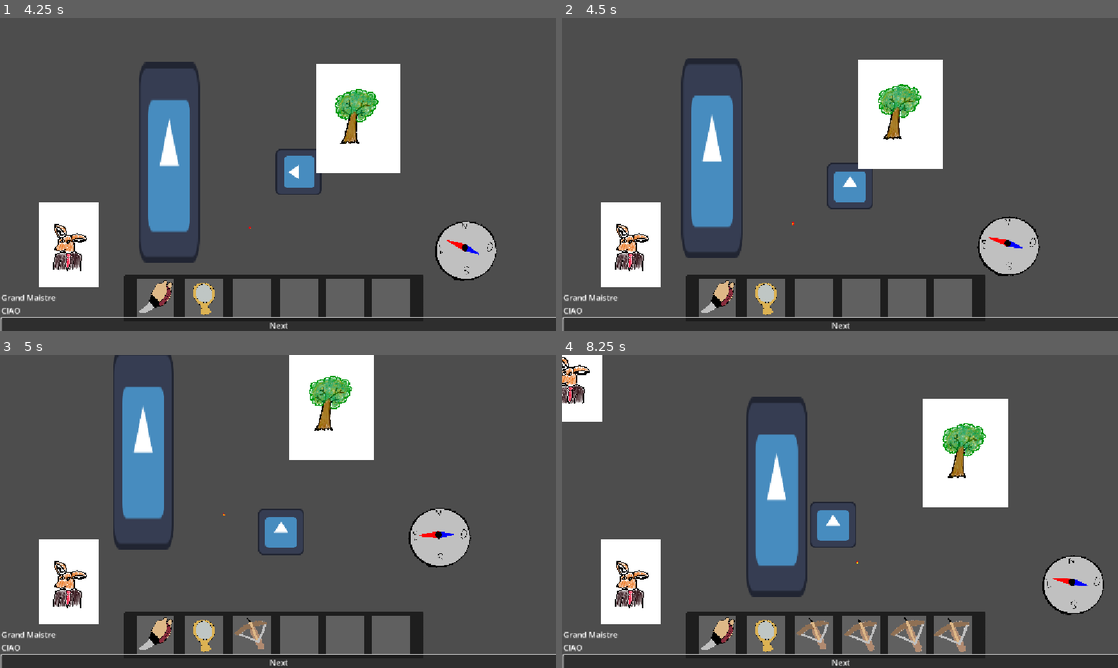
Above: before the commit, frames 1-4 (two rows, left to right).
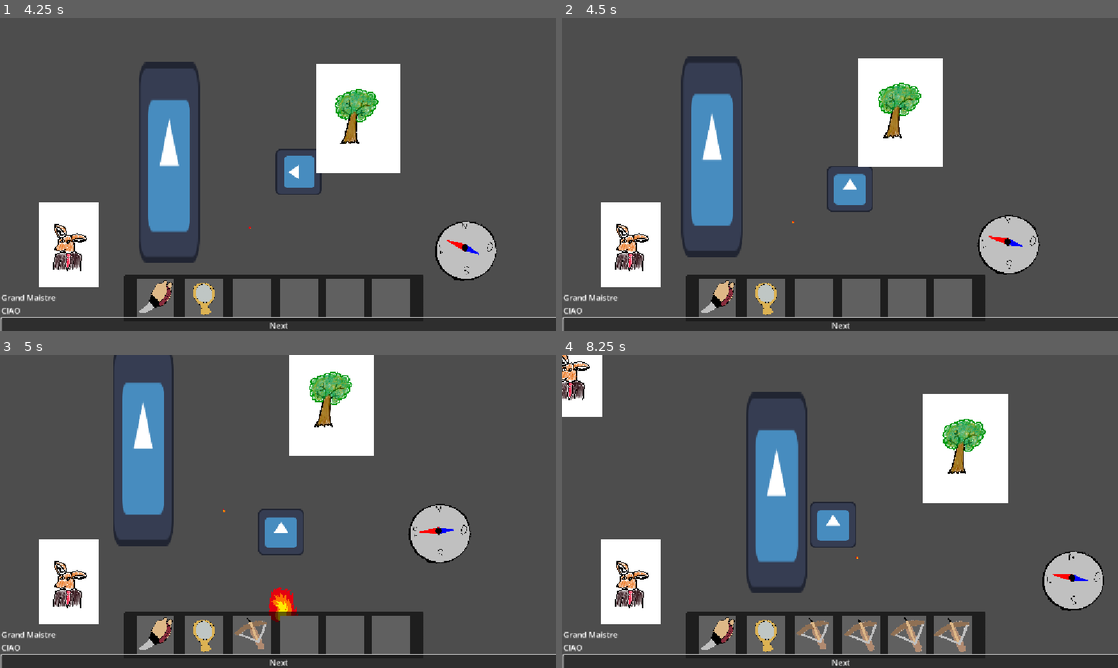
Above: after the commit, the same moments.

Repository: ygrecky/GameJam1
Game: Godot game, scene res://scenes/game_controller.tscn
Two runs of this game, one before a commit and one after it. Both use one fixed random seed, a clock stepped at 60 frames per second and the inputs below. The engine's default icon, where the game draws it, is replaced by a stand-in: a white triangle on a blue panel in a dark square.
Inputs (mouse positions are in pixels of both pictures, inside the frame that each line leads up to):
- Up to frame 1 (4.25 s): click "Next" at 0.5 s; click "Next" at 1.25 s; click (155, 296) at 2.02 s; click (205, 296) at 2.75 s; tap Enter at 3.5 s; hold Right (right) from 3.53 s (still down); hold 1 (Slot 1) from 3.53 s (still down); tap 2 (Slot 2) at 3.8 s
- Up to frame 2 (4.5 s): release Right (right) at 4.28 s; release 1 (Slot 1) at 4.28 s; hold Down (down) from 4.28 s (still down); tap 2 (Slot 2) at 4.35 s
- Up to frame 3 (5 s): keep holding Down (down); tap 3 (Slot 3) at 4.55 s
- Up to frame 4 (8.25 s): release Down (down) at 5.03 s; hold Right (right) 5.03-5.78 s; hold 3 (Slot 3) 5.03-5.78 s; tap 4 (Slot 4) at 5.3, 5.85 s; hold Up (up) 5.78-6.53 s; tap 5 (Slot 5) at 6.05 s; hold 5 (Slot 5) 6.53-7.28 s; hold Left (left) 6.53-8.03 s; tap 6 (Slot 6) at 6.8, 7.35 s; tap 1 (Slot 1) at 7.55 s; hold Down (down) from 8.03 s (still down); hold 1 (Slot 1) from 8.03 s (still down)

Frame 1 is identical in both runs. In frame 2, 1.7% of the frame differs, in the area x 22-86%, y 12-83%; in frame 3, 2.5%; in frame 4, 3.3%, in the area x 0-98%, y 0-84%.

Commit message:
Boutons de selection d'armes opérationnels

Diff:
--- a/scripts/inventory_slot_1.gd
+++ b/scripts/inventory_slot_1.gd
@@ -11,6 +11,7 @@
 		add_objet()
 		if objet_is_unlocked:
 			_use_objet()
+	Global.player.actions_pressed[0] = Input.is_action_pressed("Slot 1")
 
 func add_objet():
 	objet_is_unlocked = true
--- a/scripts/inventory_slot_2.gd
+++ b/scripts/inventory_slot_2.gd
@@ -11,6 +11,7 @@
 		add_objet()
 		if objet_is_unlocked:
 			_use_objet()
+	Global.player.actions_pressed[1] = Input.is_action_pressed("Slot 2")
 
 func add_objet():
 	objet_is_unlocked = true
--- a/scripts/inventory_slot_3.gd
+++ b/scripts/inventory_slot_3.gd
@@ -11,6 +11,7 @@
 		add_objet()
 		if objet_is_unlocked:
 			_use_objet()
+	Global.player.actions_pressed[2] = Input.is_action_pressed("Slot 3")
 
 func add_objet():
 	objet_is_unlocked = true
--- a/scripts/inventory_slot_4.gd
+++ b/scripts/inventory_slot_4.gd
@@ -11,6 +11,7 @@
 		add_objet()
 		if objet_is_unlocked:
 			_use_objet()
+	Global.player.actions_pressed[3] = Input.is_action_pressed("Slot 4")
 
 func add_objet():
 	objet_is_unlocked = true
--- a/scripts/inventory_slot_5.gd
+++ b/scripts/inventory_slot_5.gd
@@ -12,6 +12,8 @@
 		if objet_is_unlocked:
 			_use_objet()
 
+	Global.player.actions_pressed[4] = Input.is_action_pressed("Slot 5")
+
 func add_objet():
 	objet_is_unlocked = true
 	$objet_texture.texture = load("res://assets/Objets/arbalète avec carreau.png")
--- a/scripts/inventory_slot_6.gd
+++ b/scripts/inventory_slot_6.gd
@@ -11,6 +11,7 @@
 		add_objet()
 		if objet_is_unlocked:
 			_use_objet()
+	Global.player.actions_pressed[5] = Input.is_action_pressed("Slot 6")
 
 func add_objet():
 	objet_is_unlocked = true
--- a/scripts/player.gd
+++ b/scripts/player.gd
@@ -19,12 +19,19 @@
 
 var isTalking = false
 
+var object_unlocked = [true,true,true,false,false,false]
+var actions_pressed = [false,false,false,false,false,false]
+var soufleur_index = 0
+var aimant_index = 1
+var arbalette_index = 2
+
 @export var aimant_acceleration = 0.1
 @export var aimant_max_speed = 600
 
 func _ready():
 	Global.player = self
 func get_input(delta):
+	aimant_activé = actions_pressed[aimant_index]
 	var direction_x = 0
 	var direction_y = 0
 	action_just_pressed = Input.is_action_just_pressed("action_1")
@@ -32,17 +39,8 @@
 		action_pressed = true
 	else:
 		action_pressed = false
-		aimant_activé = false
 
-	if(action_just_pressed and fleche_ready):
-		var fleche = load("res://scenes/flèche.tscn").instantiate()
-		fleche_ready = false
-		fleche.position = position + facing_x*sprite.get_rect().size.x*Vector2(1,0) + facing_y*sprite.get_rect().size.y*Vector2(0,1)
-		fleche.direction_x =facing_x
-		fleche.direction_y = facing_y
-		get_parent().add_child(fleche)
-		await get_tree().create_timer(fleche_delay).timeout
-		(func(): fleche_ready = true).call_deferred()
+
 
 
 	if Input.is_action_pressed("left"):
@@ -91,15 +89,9 @@
 	var isPaused = isTalking
 	if(not isPaused):
 		for elt in short_action_zone.get_overlapping_bodies():
-			if(elt is Feu and action_pressed):
-				elt.grow(delta, facing_x, facing_y)
 			if(elt is Pnj and action_just_pressed):
 				isTalking = true
 				elt.talk_to()
-		for elt in long_action_zone.get_overlapping_bodies():
-			if(elt is BlocMagnetique and action_pressed):
-				aimant_activé = true
-				velocity = velocity + Vector2(facing_x,facing_y)*aimant_acceleration
 		for elt in collision_.get_overlapping_bodies():
 			if(elt!=self):
 				print(elt)
@@ -109,4 +101,32 @@
 
 
 		get_input(delta)
+		for i in range(6):
+			if(actions_pressed[i] and object_unlocked[i]):
+				use_object(i,delta)
+
 		move_and_slide()
+
+func use_object(index,delta):
+	if(true):
+		if(index == soufleur_index):
+			for elt in short_action_zone.get_overlapping_bodies():
+				if(elt is Feu):
+					elt.grow(delta, facing_x, facing_y)
+
+	if(index == aimant_index and actions_pressed):
+		for elt in long_action_zone.get_overlapping_bodies():
+			if(elt is BlocMagnetique):
+				aimant_activé = true
+				velocity = velocity + Vector2(facing_x,facing_y)*aimant_acceleration
+
+	if(index==arbalette_index):
+		if(fleche_ready):
+			var fleche = load("res://scenes/flèche.tscn").instantiate()
+			fleche_ready = false
+			fleche.position = position + facing_x*sprite.get_rect().size.x*Vector2(1,0) + facing_y*sprite.get_rect().size.y*Vector2(0,1)
+			fleche.direction_x =facing_x
+			fleche.direction_y = facing_y
+			get_parent().add_child(fleche)
+			await get_tree().create_timer(fleche_delay).timeout
+			(func(): fleche_ready = true).call_deferred()
